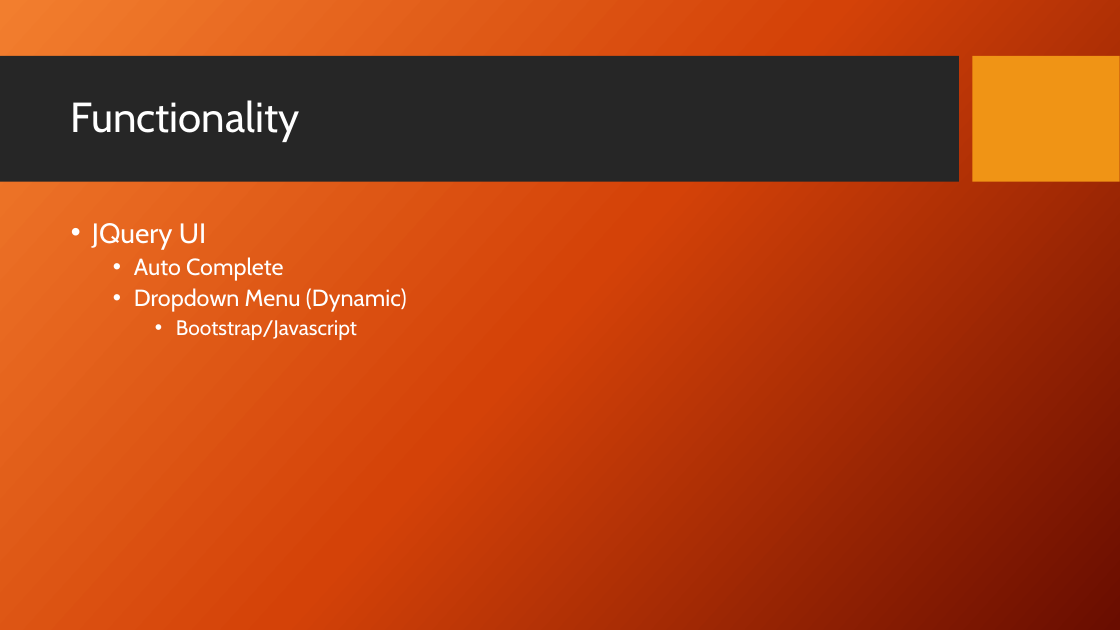
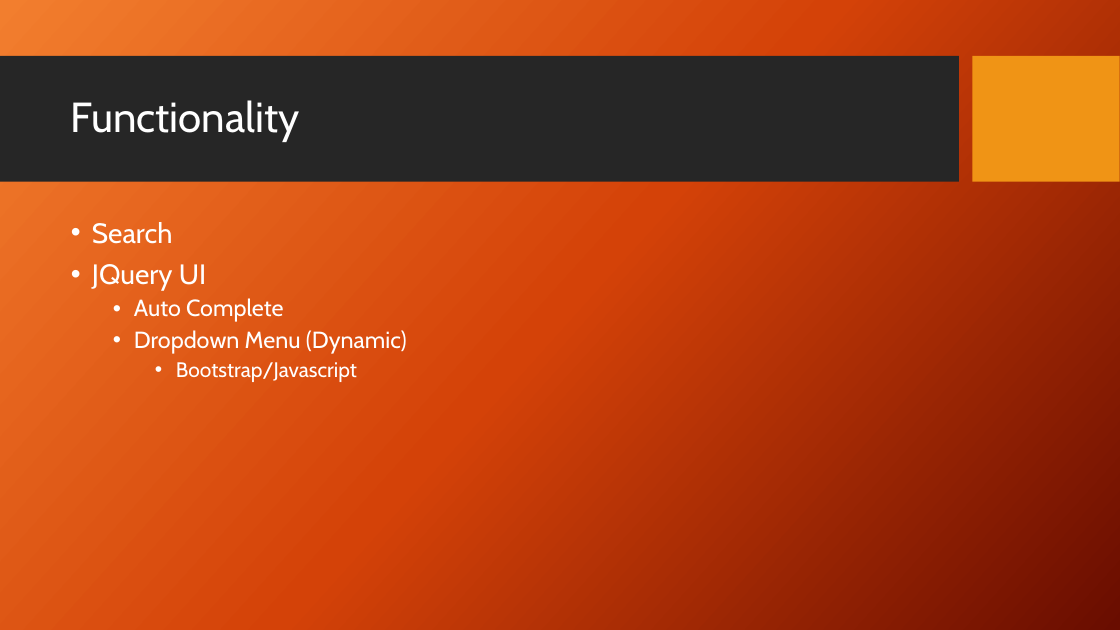
Before and after one commit to cbessjr/movieBot, a slide deck: slide 5 of Presentation/Movie Search Presentation.pptx. Drawn at 1120x630 pixels with LibreOffice and Linux fonts; fonts in the diff are those of the drawing; background and template pictures are left out. Boxes give left, top, right and bottom in pixels: in the first picture for what was removed or moved away, otherwise in the second. Text is boxed around its words. In the diff, an @@ line names an element or a change of style, - is before the commit and + after.

```diff
--- a/Presentation/Movie Search Presentation.pptx
+++ b/Presentation/Movie Search Presentation.pptx
@@ text at <box>92,222,173,244</box>: paragraph added @@
+• Search
```
Also in this commit, not shown: 3 other slides changed, 1 other file.
